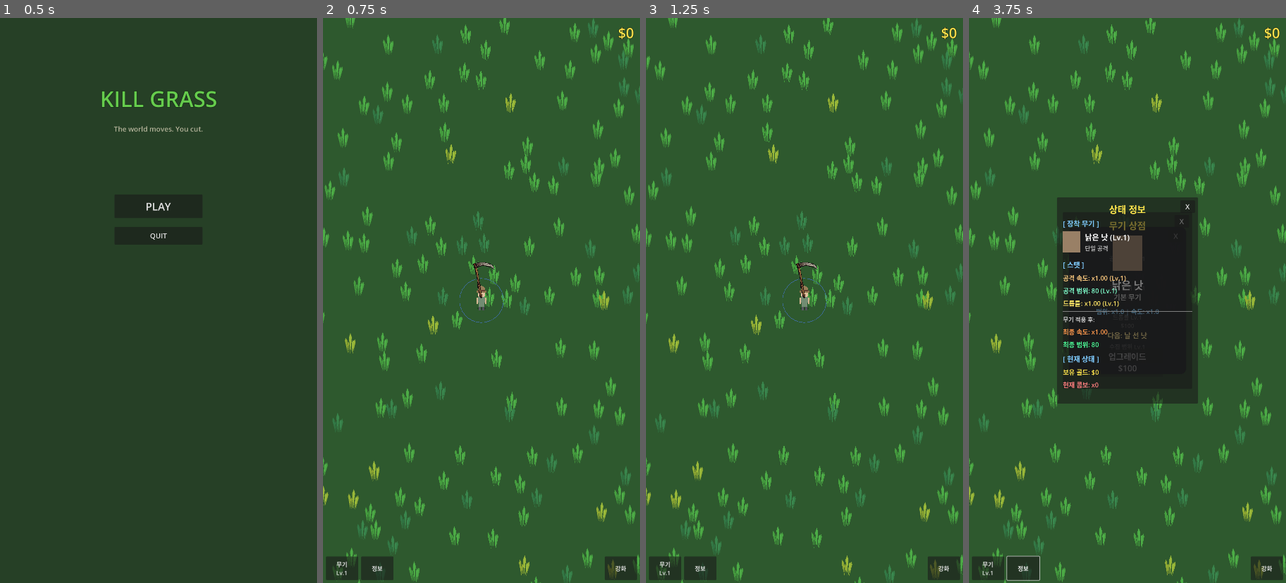
Above: before the commit, frames 1-4 (left to right).
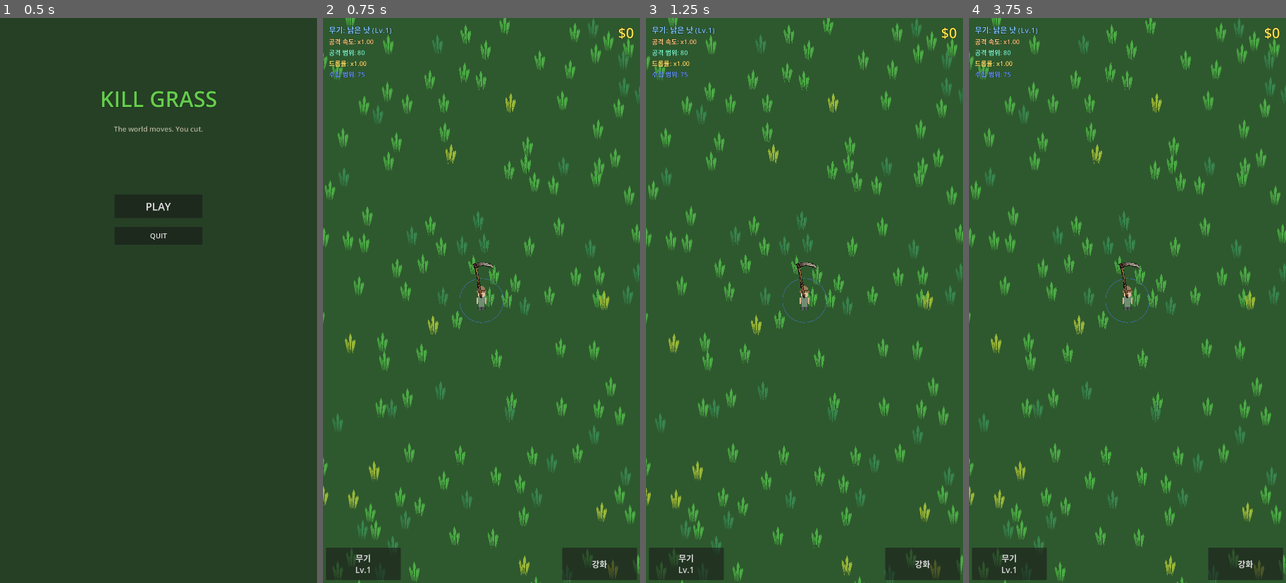
Above: after the commit, the same moments.

Repository: yellyB/game-kill_grass
Game: Godot game, scene res://scenes/ui/main_menu.tscn
Two runs of this game, one before a commit and one after it. Both use one fixed random seed, a clock stepped at 60 frames per second and the inputs below.
Inputs (mouse positions are in pixels of both pictures, inside the frame that each line leads up to):
- Up to frame 1 (0.5 s): no input
- Up to frame 2 (0.75 s): click "PLAY" at 0.5 s
- Up to frame 3 (1.25 s): no input
- Up to frame 4 (3.75 s): click "강화" at 1.25 s; click "무기 Lv.1" at 2 s; click (1022, 566) at 2.75 s, where only the run before the commit has a clickable "정보"; click "X" at 3.5 s

Frame 1 is identical in both runs. In frame 2, 1.9% of the frame differs, in the area x 0-100%, y 1-100%; in frame 3, 1.9%; in frame 4, 18%.

Commit message:
Move stats display to HUD and enlarge panel buttons
- Move weapon and stat info directly to HUD (remove info panel)
- Increase 무기/강화 button sizes for better usability
- Add real-time stats display (weapon, attack speed, range, drop rate, magnet range)

Co-Authored-By: Claude Opus 4.5 <noreply@anthropic.com>

Diff:
--- a/scenes/core/main.tscn
+++ b/scenes/core/main.tscn
@@ -9,7 +9,6 @@
 [ext_resource type="PackedScene" uid="uid://chud123" path="res://scenes/ui/hud.tscn" id="7_hud"]
 [ext_resource type="PackedScene" uid="uid://cupgrade123" path="res://scenes/ui/upgrade_panel.tscn" id="8_upgrade"]
 [ext_resource type="PackedScene" uid="uid://cweaponshop" path="res://scenes/ui/weapon_shop.tscn" id="11_weaponshop"]
-[ext_resource type="PackedScene" uid="uid://cinfopanel" path="res://scenes/ui/info_panel.tscn" id="12_infopanel"]
 [ext_resource type="PackedScene" uid="uid://cjoystick123" path="res://scenes/ui/virtual_joystick.tscn" id="10_joystick"]
 
 [sub_resource type="CircleShape2D" id="CircleShape2D_body"]
@@ -128,6 +127,4 @@
 
 [node name="WeaponShop" parent="." instance=ExtResource("11_weaponshop")]
 
-[node name="InfoPanel" parent="." instance=ExtResource("12_infopanel")]
-
 [node name="VirtualJoystick" parent="." instance=ExtResource("10_joystick")]
--- a/scenes/ui/hud.tscn
+++ b/scenes/ui/hud.tscn
@@ -30,6 +30,53 @@
 horizontal_alignment = 2
 vertical_alignment = 1
 
+[node name="StatsContainer" type="VBoxContainer" parent="."]
+offset_left = 20.0
+offset_top = 20.0
+offset_right = 400.0
+offset_bottom = 200.0
+theme_override_constants/separation = 4
+
+[node name="WeaponLabel" type="Label" parent="StatsContainer"]
+layout_mode = 2
+theme_override_colors/font_color = Color(0.5, 0.8, 1, 1)
+theme_override_colors/font_outline_color = Color(0, 0, 0, 1)
+theme_override_constants/outline_size = 3
+theme_override_font_sizes/font_size = 26
+text = "무기: 낡은 낫 (Lv.1)"
+
+[node name="AttackSpeedLabel" type="Label" parent="StatsContainer"]
+layout_mode = 2
+theme_override_colors/font_color = Color(1, 0.8, 0.5, 1)
+theme_override_colors/font_outline_color = Color(0, 0, 0, 1)
+theme_override_constants/outline_size = 2
+theme_override_font_sizes/font_size = 22
+text = "공격 속도: x1.00"
+
+[node name="AttackRangeLabel" type="Label" parent="StatsContainer"]
+layout_mode = 2
+theme_override_colors/font_color = Color(0.5, 1, 0.8, 1)
+theme_override_colors/font_outline_color = Color(0, 0, 0, 1)
+theme_override_constants/outline_size = 2
+theme_override_font_sizes/font_size = 22
+text = "공격 범위: 80"
+
+[node name="DropRateLabel" type="Label" parent="StatsContainer"]
+layout_mode = 2
+theme_override_colors/font_color = Color(1, 0.9, 0.4, 1)
+theme_override_colors/font_outline_color = Color(0, 0, 0, 1)
+theme_override_constants/outline_size = 2
+theme_override_font_sizes/font_size = 22
+text = "드롭률: x1.00"
+
+[node name="MagnetRangeLabel" type="Label" parent="StatsContainer"]
+layout_mode = 2
+theme_override_colors/font_color = Color(0.4, 0.6, 1, 1)
+theme_override_colors/font_outline_color = Color(0, 0, 0, 1)
+theme_override_constants/outline_size = 2
+theme_override_font_sizes/font_size = 22
+text = "수집 범위: 75"
+
 [node name="ComboContainer" type="Control" parent="."]
 anchors_preset = 5
 anchor_left = 0.5
--- a/scenes/ui/upgrade_panel.tscn
+++ b/scenes/ui/upgrade_panel.tscn
@@ -28,13 +28,13 @@
 anchor_top = 1.0
 anchor_right = 1.0
 anchor_bottom = 1.0
-offset_left = -120.0
-offset_top = -90.0
+offset_left = -265.0
+offset_top = -120.0
 offset_right = -10.0
 offset_bottom = -10.0
 grow_horizontal = 0
 grow_vertical = 0
-theme_override_font_sizes/font_size = 20
+theme_override_font_sizes/font_size = 28
 text = "강화"
 
 [node name="Panel" type="Panel" parent="Control"]
--- a/scenes/ui/weapon_shop.tscn
+++ b/scenes/ui/weapon_shop.tscn
@@ -20,11 +20,11 @@
 anchor_top = 1.0
 anchor_bottom = 1.0
 offset_left = 10.0
-offset_top = -90.0
-offset_right = 120.0
+offset_top = -120.0
+offset_right = 265.0
 offset_bottom = -10.0
 grow_vertical = 0
-theme_override_font_sizes/font_size = 20
+theme_override_font_sizes/font_size = 28
 text = "무기
 Lv.1"
 
--- a/scripts/hud.gd
+++ b/scripts/hud.gd
@@ -3,6 +3,13 @@
 @onready var money_label: Label = $MoneyContainer/MoneyLabel
 @onready var combo_label: Label = $ComboContainer/ComboLabel
 @onready var combo_container: Control = $ComboContainer
+
+# Stats labels
+@onready var weapon_label: Label = $StatsContainer/WeaponLabel
+@onready var attack_speed_label: Label = $StatsContainer/AttackSpeedLabel
+@onready var attack_range_label: Label = $StatsContainer/AttackRangeLabel
+@onready var drop_rate_label: Label = $StatsContainer/DropRateLabel
+@onready var magnet_range_label: Label = $StatsContainer/MagnetRangeLabel
 
 var displayed_money: int = 0
 var target_money: int = 0
@@ -11,11 +18,14 @@
   GameManager.money_changed.connect(_on_money_changed)
   GameManager.combo_changed.connect(_on_combo_changed)
   GameManager.combo_ended.connect(_on_combo_ended)
+  GameManager.upgrade_purchased.connect(_on_upgrade_purchased)
+  WeaponManager.weapon_changed.connect(_on_weapon_changed)
 
   # Initialize display
   displayed_money = GameManager.money
   target_money = GameManager.money
   update_money_display()
+  update_stats_display()
   combo_container.visible = false
 
 func _process(delta: float) -> void:
@@ -78,3 +88,31 @@
     count += 1
 
   return result
+
+func _on_upgrade_purchased(_type: String, _level: int) -> void:
+  update_stats_display()
+
+func _on_weapon_changed(_level: int) -> void:
+  update_stats_display()
+
+func update_stats_display() -> void:
+  # Weapon info
+  var weapon = WeaponManager.get_current_weapon()
+  weapon_label.text = "무기: %s (Lv.%d)" % [weapon.name, WeaponManager.current_weapon_level + 1]
+
+  # Final stats (base * weapon)
+  var base_speed = GameManager.get_attack_speed()
+  var base_range = GameManager.get_attack_range()
+  var drop_mult = GameManager.get_drop_multiplier()
+  var magnet_range = GameManager.get_magnet_range()
+
+  var weapon_speed = WeaponManager.get_weapon_speed()
+  var weapon_range = WeaponManager.get_weapon_range()
+
+  var final_speed = base_speed * weapon_speed
+  var final_range = base_range * weapon_range
+
+  attack_speed_label.text = "공격 속도: x%.2f" % final_speed
+  attack_range_label.text = "공격 범위: %.0f" % final_range
+  drop_rate_label.text = "드롭률: x%.2f" % drop_mult
+  magnet_range_label.text = "수집 범위: %.0f" % magnet_range
